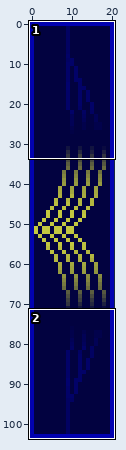
Sprite sheet -- images/left.png. Above: a wide view before the commit, with the close-up outlined.
Close-up. Before:
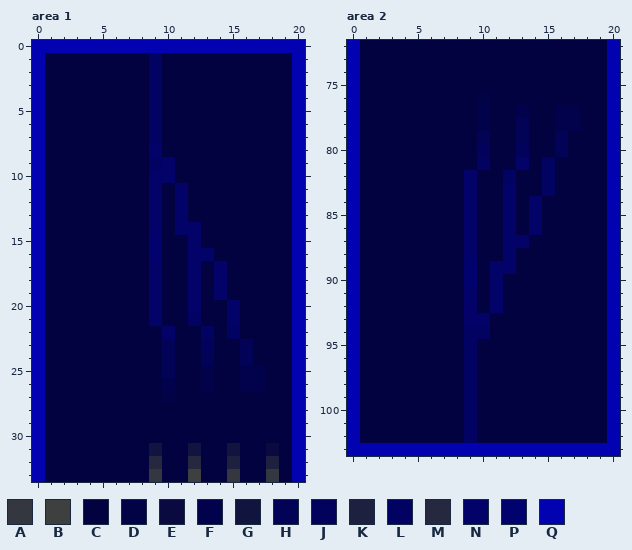
The file is 21x104 pixels. Colours within 5 levels of each other are drawn and written as one. Shown: area 1: x 0..20, y 0..33; area 2: x 0..20, y 72..103.
Palette (. is transparent): A #343640  B #3e4040  C #020240  D #020246  E #0a0a40  F #02024c  G #121440  H #020256  J #02025c  K #1e2040  L #020262  M #262840  N #020268  P #02026e  Q #0202b0
Pixels before, area 1, first column x 0:
 0 QQQQQQQQQQQQQQQQQQQQQ
 1 QCCCCCCCCLCCCCCCCCCCQ
 2 QCCCCCCCCLCCCCCCCCCCQ
 3 QCCCCCCCCLCCCCCCCCCCQ
 4 QCCCCCCCCLCCCCCCCCCCQ
 5 QCCCCCCCCLCCCCCCCCCCQ
 6 QCCCCCCCCLCCCCCCCCCCQ
 7 QCCCCCCCCLCCCCCCCCCCQ
 8 QCCCCCCCCNCCCCCCCCCCQ
 9 QCCCCCCCCLNCCCCCCCCCQ
10 QCCCCCCCCNNCCCCCCCCCQ
11 QCCCCCCCCNCNCCCCCCCCQ
12 QCCCCCCCCNCNCCCCCCCCQ
13 QCCCCCCCCNCNCCCCCCCCQ
14 QCCCCCCCCNCNNCCCCCCCQ
15 QCCCCCCCCPCCNCCCCCCCQ
16 QCCCCCCCCPCCNNCCCCCCQ
17 QCCCCCCCCNCCNCNCCCCCQ
18 QCCCCCCCCNCCNCNCCCCCQ
19 QCCCCCCCCNCCNCNCCCCCQ
20 QCCCCCCCCNCCNCCNCCCCQ
21 QCCCCCCCCNCCLCCNCCCCQ
22 QCCCCCCCCCNCCLCLCCCCQ
23 QCCCCCCCCCHCCJCCHCCCQ
24 QCCCCCCCCCHCCHCCHCCCQ
25 QCCCCCCCCCHCCFCCFFCCQ
26 QCCCCCCCCCFCCFCCFFCCQ
27 QCCCCCCCCCDCCCCCCCCCQ
28 QCCCCCCCCCCCCCCCCCCCQ
29 QCCCCCCCCCCCCCCCCCCCQ
30 QCCCCCCCCCCCCCCCCCCCQ
31 QCCCCCCCCGCCGCCGCCECQ
32 QCCCCCCCCMCCMCCKCCKCQ
33 QCCCCCCCCACCBCCACCACQ
Pixels before, area 2, first column x 0:
 72 QCCCCCCCCCCCCCCCCCCCQ
 73 QCCCCCCCCCCCCCCCCCCCQ
 74 QCCCCCCCCCCCCCCCCCCCQ
 75 QCCCCCCCCCCCCCCCCCCCQ
 76 QCCCCCCCCCDCCCCCCCCCQ
 77 QCCCCCCCCCFCCFCCFFCCQ
 78 QCCCCCCCCCFCCHCCFFCCQ
 79 QCCCCCCCCCHCCHCCHCCCQ
 80 QCCCCCCCCCJCCJCCHCCCQ
 81 QCCCCCCCCCLCCNCLCCCCQ
 82 QCCCCCCCCNCCLCCLCCCCQ
 83 QCCCCCCCCNCCNCCLCCCCQ
 84 QCCCCCCCCNCCNCNCCCCCQ
 85 QCCCCCCCCNCCNCNCCCCCQ
 86 QCCCCCCCCNCCNCNCCCCCQ
 87 QCCCCCCCCNCCNNCCCCCCQ
 88 QCCCCCCCCNCCNCCCCCCCQ
 89 QCCCCCCCCPCNNCCCCCCCQ
 90 QCCCCCCCCPCNCCCCCCCCQ
 91 QCCCCCCCCNCNCCCCCCCCQ
 92 QCCCCCCCCNCNCCCCCCCCQ
 93 QCCCCCCCCNNCCCCCCCCCQ
 94 QCCCCCCCCLLCCCCCCCCCQ
 95 QCCCCCCCCLCCCCCCCCCCQ
 96 QCCCCCCCCLCCCCCCCCCCQ
 97 QCCCCCCCCLCCCCCCCCCCQ
 98 QCCCCCCCCLCCCCCCCCCCQ
 99 QCCCCCCCCLCCCCCCCCCCQ
100 QCCCCCCCCLCCCCCCCCCCQ
101 QCCCCCCCCLCCCCCCCCCCQ
102 QCCCCCCCCLCCCCCCCCCCQ
103 QQQQQQQQQQQQQQQQQQQQQ
The same view after the edit:
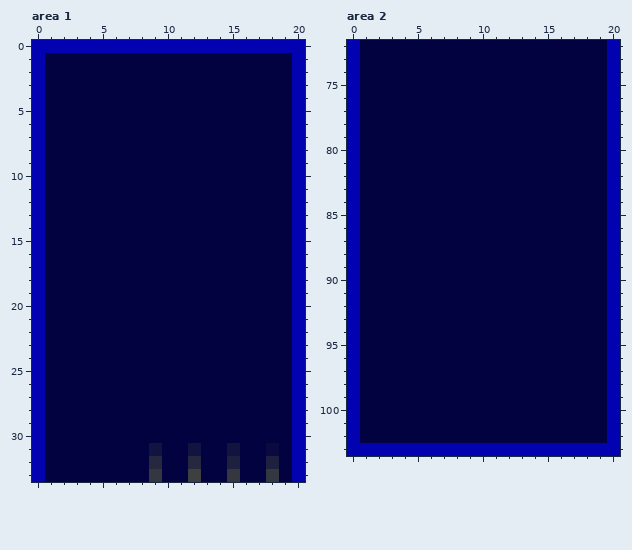
The edit:
Area 1:
The edit turns colour D into colour C in row 27 at x 10.
The edit turns colour F into colour C in row 25 at x 13 and 16 to 17; in row 26 at x 10, 13 and 16 to 17.
The edit turns colour H into colour C in row 23 at x 10 and 16; in row 24 at x 10, 13 and 16; in row 25 at x 10.
The edit turns colour J into colour C in row 23 at x 13.
The edit turns colour L into colour C in rows 1 to 7 at x 9; in row 9 at x 9; in row 21 at x 12; in row 22 at x 13 and 15.
The edit turns colour N into colour C in row 8 at x 9; in row 9 at x 10; in row 10 at x 9 to 10; in rows 11 to 13 at x 9 and 11; in row 14 at x 9 and 11 to 12; in row 15 at x 12.
The edit turns colour N into colour C in row 16 at x 12 to 13; in rows 17 to 19 at x 9, 12 and 14; in row 20 at x 9, 12 and 15; in row 21 at x 9 and 15; in row 22 at x 10.
The edit turns colour P into colour C in rows 15 to 16 at x 9.
Area 2:
The edit turns colour D into colour C in row 76 at x 10.
The edit turns colour F into colour C in row 77 at x 10, 13 and 16 to 17; in row 78 at x 10 and 16 to 17.
The edit turns colour H into colour C in row 78 at x 13; in row 79 at x 10, 13 and 16; in row 80 at x 16.
The edit turns colour J into colour C in row 80 at x 10 and 13.
The edit turns colour L into colour C in row 81 at x 10 and 15; in row 82 at x 12 and 15; in row 83 at x 15; in row 94 at x 9 to 10; in rows 95 to 102 at x 9.
The edit turns colour N into colour C in row 81 at x 13; in row 82 at x 9; in row 83 at x 9 and 12; in rows 84 to 86 at x 9, 12 and 14; in row 87 at x 9 and 12 to 13; in row 88 at x 9 and 12.
The edit turns colour N into colour C in row 89 at x 11 to 12; in row 90 at x 11; in rows 91 to 92 at x 9 and 11; in row 93 at x 9 to 10.
The edit turns colour P into colour C in rows 89 to 90 at x 9.
Changed places in both close-ups, as pixel boxes (x1, y1, x2, y2):
changed: (149, 53, 266, 404)
changed: (464, 92, 581, 443)
